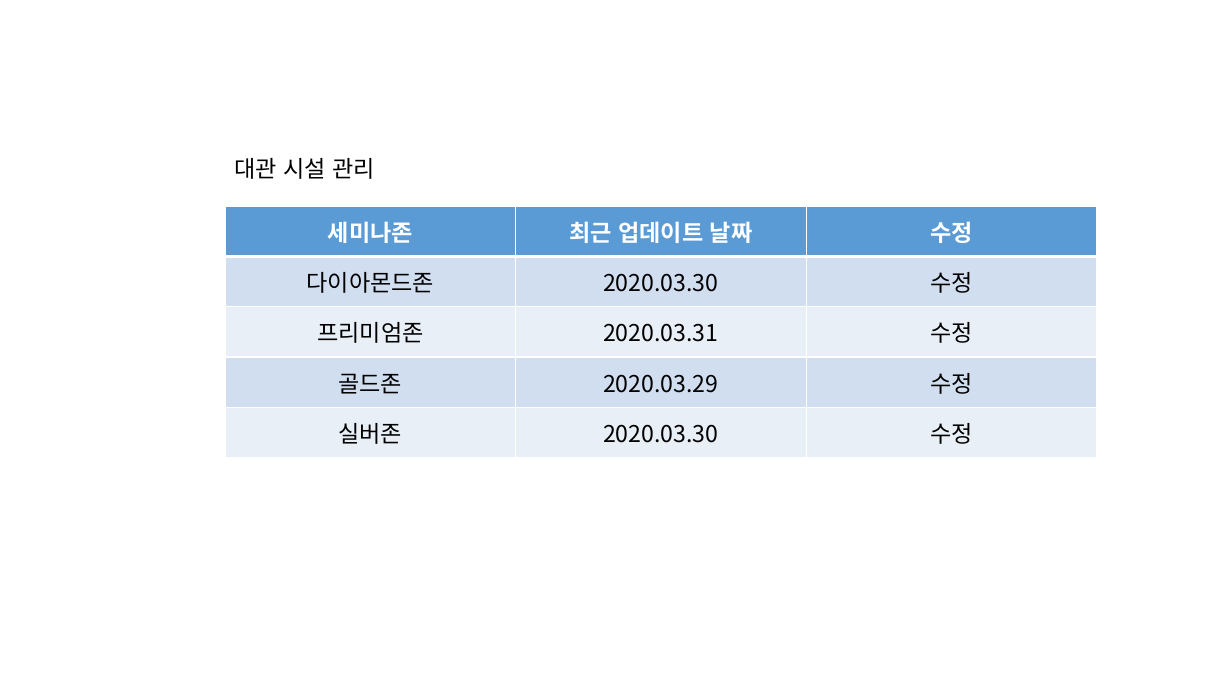
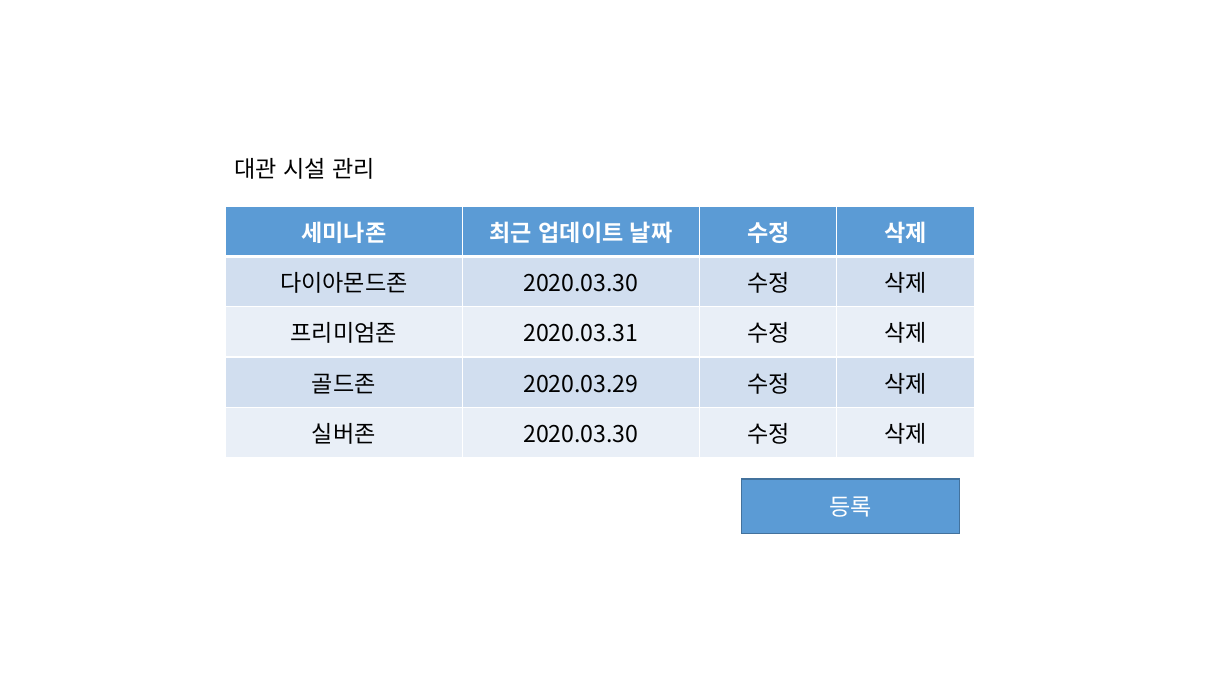
Before and after one commit to ezenteam2/e-Zone, a slide deck: slide 14 of gr2_kkb/기범- 화면설계(Project5).pptx (slide 15 before the commit). Drawn at 1232x693 pixels with LibreOffice and Linux fonts; fonts in the diff are those of the drawing. Boxes give left, top, right and bottom in pixels: in the first picture for what was removed or moved away, otherwise in the second. Text is boxed around its words. In the diff, an @@ line names an element or a change of style, - is before the commit and + after.

```diff
--- a/gr2_kkb/기범- 화면설계(Project5).pptx
+++ b/gr2_kkb/기범- 화면설계(Project5).pptx
@@ table at (x1=226, y1=206, x2=976, y2=457) @@
+column 4: 삭제 | 삭제 | 삭제 | 삭제 | 삭제
@@ table resized from (x1=226, y1=206, x2=1096, y2=457) to (x1=226, y1=206, x2=976, y2=457) @@
@@ rectangle added at (x1=742, y1=480, x2=960, y2=534), fill #5B9BD5, outline #43739E 1 pt, 18 pt, text #FFFFFF @@
+등록
```
Also in this commit, not shown: 3 other slides changed, 1 slide removed, 1 other file.
